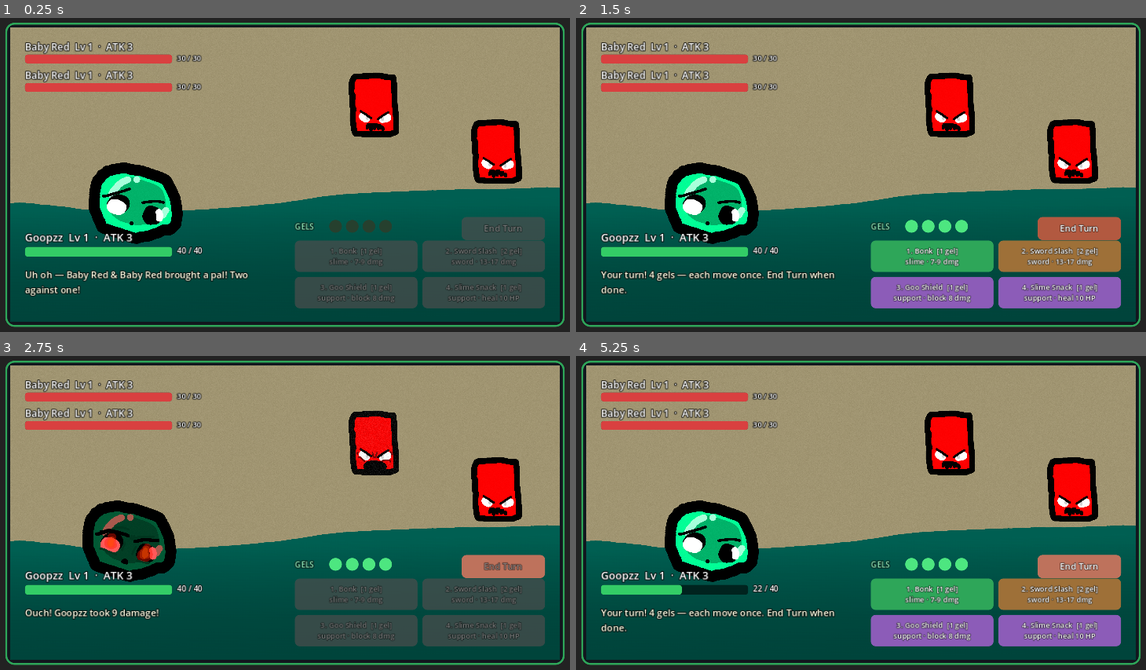
Above: before the commit, frames 1-4 (two rows, left to right).
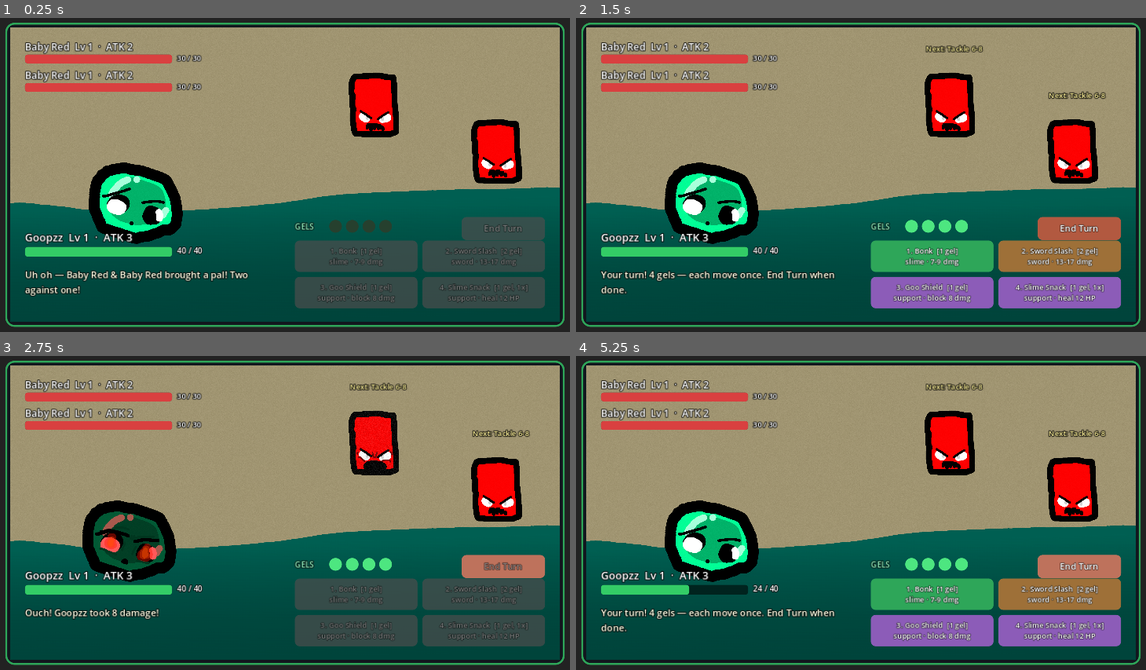
Above: after the commit, the same moments.

Repository: boazcohon/slimania
Game: Godot game, scene res://scenes/battle.tscn
The game is run twice, just before and just after one commit, with the same random seed, the same clock (stepped at 60 frames per second) and the same inputs. This scene is started directly instead of the project's main scene.
Inputs:
- Up to frame 1 (0.25 s): no input
- Up to frame 2 (1.5 s): tap Enter (ui_accept) at 0.5 s; hold D (move_right) 0.53-1.28 s; hold Enter (ui_accept) 0.53-1.28 s; tap Space (jump) at 0.77 s; hold S (move_down) from 1.28 s (still down); tap Shift (climb) at 1.35 s
- Up to frame 3 (2.75 s): tap Space (jump) at 1.52 s; tap Enter (ui_accept) at 1.55 s; release S (move_down) at 2 s; click "End Turn" at 2 s
- Up to frame 4 (5.25 s): hold D (move_right) 2.78-3.53 s; hold Enter (ui_accept) 2.78-3.53 s; hold W (move_up) 3.53-4.28 s; tap 1 at 3.6 s; tap Space (jump) at 3.77, 4.52 s; tap Enter (ui_accept) at 3.8 s; hold Enter (ui_accept) 4.28-5.03 s; hold A (move_left) from 4.28 s (still down); tap 2 at 4.35 s; tap 3 at 5.1 s

The runs differ from the first frame. In frame 1, 0.1% of the frame differs, in the area x 22-93%, y 8-90%; in frame 2, 0.6%; in frame 3, 0.5%; in frame 4, 0.7%, in the area x 18-93%, y 8-91%.

Commit message:
Balance Patch 1: race model, enemy intents, once-per-battle sustain
Fights are now a damage race with survival managed between rooms,
and heal/block are situational tools instead of an every-turn tax:

- Enemy attack scaling softened from 1+2*level to 1+level
- Player HP growth raised from +6 to +10 per level
- Between-room heal changed from flat 8 to 35% of missing HP
- Heal pickups 20 -> 25
- Enemy INTENTS: at the start of your turn every enemy announces its
  next move above its head with the real damage range ("Next: Big
  Slam 16-22"); numbers re-render live when debuffs change them;
  enemies then do exactly what they announced
- once_per_battle move flag: buttons show [1x], grey out after use
  with "already used this battle!"
- Slime Snack (heal 12) and Royal Jelly (heal 20) are once per
  battle; Goo Armor is once per battle at block 20; Goo Shield
  unchanged as the cheap repeatable block
- New pool moves: Slurp Slash (sword lifesteal, heals half damage
  dealt) and Jelly Roll (heal 6 + block 6 for 1 gel)
- The run's first Move Disc guarantees at least one defensive
  option among its 3 choices (reward_choices_with_defense)
- Tips and README updated for the race-model rules

Co-Authored-By: Claude Fable 5 <noreply@anthropic.com>
Claude-Session: https://claude.ai/code/session_01THafuvAAiM9VZ9AcGJhG8N

Diff:
--- a/scripts/battle.gd
+++ b/scripts/battle.gd
@@ -44,6 +44,7 @@
 var player_block := 0              # soaks damage until your next turn
 var gels_left := 0
 var moves_used_this_turn: Array = []
+var moves_used_this_battle: Array = []  # for "once_per_battle" moves
 var busy := true                   # true while animations play (input locked)
 var awaiting_target := false       # true while we wait for a target click
 var pending_move_id := ""
@@ -61,6 +62,7 @@
 var enemy_name_labels: Array = []
 var enemy_hp_bars: Array = []
 var enemy_hp_texts: Array = []
+var intent_labels: Array = []      # "Next: Chomp 11-15" floating over enemies
 var target_buttons: Array = []
 var move_buttons: Array = []
 var gel_pips: Array = []
@@ -177,6 +179,16 @@
 		add_child(target)
 		target_buttons.append(target)
 
+		# The INTENT label: this slime announces its next move up here, with
+		# the same honest numbers the player's buttons get. No surprises.
+		var intent_label := UiHelpers.label("", 15, Color(1.0, 0.95, 0.6))
+		intent_label.custom_minimum_size = Vector2(240, 0)
+		intent_label.horizontal_alignment = HORIZONTAL_ALIGNMENT_CENTER
+		var half_height := 256.0 * base_scale * float(enemies[i].get("sprite_scale", 1.0))
+		intent_label.position = home - Vector2(120, half_height + 46)
+		add_child(intent_label)
+		intent_labels.append(intent_label)
+
 	# --- Goopzz ---
 	goopzz_sprite = Sprite2D.new()
 	goopzz_sprite.texture = SpritePaths.tex("goopzz")
@@ -270,16 +282,21 @@
 
 # ============================ live UI updates ============================
 
-## What one damaging move would REALLY do right now, before the random
-## wiggle: (power + your attack + any Battle Cry bonus) x type multiplier.
-## Returns the lowest and highest possible hit as (x, y).
-func _damage_range(move: Dictionary) -> Vector2i:
-	var base := float(int(move.get("power", 0)) + RunManager.player_attack + player_attack_bonus)
+## What one damaging move would REALLY do, before the random wiggle:
+## (power + attacker's attack) x type multiplier, as a (lowest, highest) pair.
+## Used for the player's buttons AND the enemies' intent labels.
+func _move_damage_range(move: Dictionary, attacker_attack: int) -> Vector2i:
+	var base := float(int(move.get("power", 0)) + attacker_attack)
 	base *= float(Moves.TYPE_MULTIPLIER.get(move.get("type", "slime"), 1.0))
 	return Vector2i(
 		maxi(1, int(round(base * DAMAGE_WIGGLE_LOW))),
 		maxi(1, int(round(base * DAMAGE_WIGGLE_HIGH)))
 	)
+
+
+## The player's version — includes Goopzz's attack and any buffs.
+func _damage_range(move: Dictionary) -> Vector2i:
+	return _move_damage_range(move, RunManager.player_attack + player_attack_bonus)
 
 
 ## Two lines per button: "1. Sword Slash [2 gel]" then what it will actually
@@ -305,23 +322,36 @@
 			"damage_recoil":
 				var hit := _damage_range(move)
 				detail += " · %d-%d dmg, %d recoil" % [hit.x, hit.y, int(move.get("recoil", 0))]
+			"damage_lifesteal":
+				var hit := _damage_range(move)
+				detail += " · %d-%d dmg, heal half back" % [hit.x, hit.y]
 			"heal":
 				detail += " · heal %d HP" % int(move.get("power", 0))
 			"block":
 				detail += " · block %d dmg" % int(move.get("power", 0))
+			"heal_block":
+				detail += " · heal %d + block %d" % [int(move.get("power", 0)), int(move.get("power", 0))]
 			"buff_attack":
 				detail += " · your attack +%d" % int(move.get("power", 0))
 			"debuff_attack":
 				detail += " · ALL enemies attack -%d" % int(move.get("power", 0))
-		move_buttons[slot].text = "%d. %s  [%d gel]\n%s" % [slot + 1, move.name, cost, detail]
+		var cost_tag := "%d gel" % cost
+		if move.get("once_per_battle", false):
+			cost_tag += ", 1x"
+			if moves_used_this_battle.has(move_id):
+				detail = "already used this battle!"
+		move_buttons[slot].text = "%d. %s  [%s]\n%s" % [slot + 1, move.name, cost_tag, detail]
 		move_buttons[slot].disabled = busy or not _move_is_playable(move_id)
 
 
-## Can this move be used right now? (not already used, and affordable)
+## Can this move be used right now? (not used up, and affordable)
 func _move_is_playable(move_id: String) -> bool:
+	var move := Moves.get_move(move_id)
 	if moves_used_this_turn.has(move_id):
 		return false
-	return int(Moves.get_move(move_id).get("cost", 1)) <= gels_left
+	if move.get("once_per_battle", false) and moves_used_this_battle.has(move_id):
+		return false
+	return int(move.get("cost", 1)) <= gels_left
 
 
 func _any_move_playable() -> bool:
@@ -359,6 +389,35 @@
 		if int(enemy.get("hp", 0)) <= 0:
 			enemy_name_labels[i].modulate = Color(1, 1, 1, 0.4)
 			enemy_hp_texts[i].text = "puddle'd"
+	_refresh_intent_labels()
+
+
+## Redraw every enemy's "Next: ..." label from its declared intent. Rendered
+## fresh each refresh so the numbers stay honest — if you Sandstorm them,
+## the announced damage drops right away.
+func _refresh_intent_labels() -> void:
+	for i in enemies.size():
+		var enemy: Dictionary = enemies[i]
+		var intent_id: String = str(enemy.get("intent_id", ""))
+		if int(enemy.get("hp", 0)) <= 0 or intent_id == "":
+			intent_labels[i].text = ""
+			continue
+		var move := Moves.get_move(intent_id)
+		if move.get("effect", "damage") == "buff_attack":
+			intent_labels[i].text = "Next: %s — powering up!" % move.name
+		else:
+			var attack: int = maxi(0, int(enemy.get("attack", 0)) + int(enemy.get("atk_bonus", 0)))
+			var hit := _move_damage_range(move, attack)
+			intent_labels[i].text = "Next: %s %d-%d" % [move.name, hit.x, hit.y]
+
+
+## Every living enemy picks (and announces) its next move. Called at the
+## start of the player's turn — that's what makes block a smart choice
+## instead of a guess.
+func _declare_intents() -> void:
+	for i in _alive_indexes():
+		enemies[i]["intent_id"] = enemies[i].moves.pick_random()
+	_refresh_intent_labels()
 
 
 func _say(text: String) -> void:
@@ -405,6 +464,7 @@
 	player_block = 0  # yesterday's goo wall melts at sunrise
 	gels_left = Moves.GELS_PER_TURN
 	moves_used_this_turn = []
+	_declare_intents()  # enemies announce their plans — read them!
 	busy = false
 	end_turn_button.disabled = false
 	_update_move_buttons()
@@ -489,6 +549,7 @@
 	var move := Moves.get_move(move_id)
 	gels_left -= int(move.get("cost", 1))
 	moves_used_this_turn.append(move_id)
+	moves_used_this_battle.append(move_id)
 	_refresh_ui()
 
 	_say("Goopzz used %s!" % move.name)
@@ -524,6 +585,13 @@
 			RunManager.player_hp = maxi(0, RunManager.player_hp - recoil)
 			_say("Whoa — dizzy! Goopzz took %d recoil damage." % recoil)
 			await _flash(goopzz_sprite)
+		"damage_lifesteal":
+			var dealt: int = await _hit_enemy(move, target_index)
+			var slurped := mini(int(ceil(dealt / 2.0)),
+				RunManager.player_max_hp - RunManager.player_hp)
+			RunManager.player_hp += slurped
+			_say("Slurp! Goopzz drank back %d HP!" % slurped)
+			await _sparkle(goopzz_sprite)
 		"heal":
 			var healed := mini(int(move.get("power", 0)),
 				RunManager.player_max_hp - RunManager.player_hp)
@@ -533,6 +601,13 @@
 		"block":
 			player_block += int(move.get("power", 0))
 			_say("Goopzz puffed up! BLOCK %d — it soaks hits until your next turn." % player_block)
+			await _sparkle(goopzz_sprite)
+		"heal_block":
+			var amount := int(move.get("power", 0))
+			var patched := mini(amount, RunManager.player_max_hp - RunManager.player_hp)
+			RunManager.player_hp += patched
+			player_block += amount
+			_say("Tuck and roll! +%d HP and BLOCK %d." % [patched, player_block])
 			await _sparkle(goopzz_sprite)
 		"buff_attack":
 			player_attack_bonus += int(move.get("power", 0))
@@ -566,7 +641,8 @@
 
 
 ## One damaging hit against one enemy, with flash + shake + weakness quips.
-func _hit_enemy(move: Dictionary, index: int) -> void:
+## Returns the damage dealt (Slurp Slash heals from it).
+func _hit_enemy(move: Dictionary, index: int) -> int:
 	var enemy: Dictionary = enemies[index]
 	var damage := _calc_damage(move, RunManager.player_attack + player_attack_bonus)
 	enemy.hp = maxi(0, int(enemy.hp) - damage)
@@ -580,6 +656,7 @@
 	await _flash(enemy_sprites[index])
 	if int(enemy.hp) <= 0:
 		await _melt_enemy(index)
+	return damage
 
 
 ## A beaten slime dramatically dissolves into puddle goo.
@@ -608,7 +685,12 @@
 
 func _do_enemy_move(index: int) -> void:
 	var enemy: Dictionary = enemies[index]
-	var move := Moves.get_move(enemy.moves.pick_random())
+	# Do exactly what was announced (falling back to random just in case).
+	var intent_id: String = str(enemy.get("intent_id", ""))
+	if intent_id == "":
+		intent_id = enemy.moves.pick_random()
+	var move := Moves.get_move(intent_id)
+	enemy["intent_id"] = ""  # promise fulfilled — label clears on refresh
 	_say("%s used %s!" % [enemy.get("name", "???"), move.name])
 	var sprite: Sprite2D = enemy_sprites[index]
 	sprite.texture = SpritePaths.tex("enemy_slime_attacking")
--- a/scripts/game_over.gd
+++ b/scripts/game_over.gd
@@ -16,6 +16,8 @@
 	"Tip: Move Discs on the ground teach brand-new moves. Grab them!",
 	"Tip: water moves splash EVERY enemy — perfect when a slime brings a pal.",
 	"Tip: cheap 1-gel moves let you do more things each turn. Gels go fast!",
+	"Tip: enemies ANNOUNCE their next move. Save your block for the big ones!",
+	"Tip: once-per-battle moves (the [1x] ones) are emergency buttons — time them well.",
 ]
 
 
--- a/scripts/move_learn_panel.gd
+++ b/scripts/move_learn_panel.gd
@@ -115,6 +115,8 @@
 	]
 	if move.get("effect", "") == "multi_hit":
 		stats_line += "  x%d hits" % int(move.get("hits", 2))
+	if move.get("once_per_battle", false):
+		stats_line += "  ·  1x per battle"
 	var info := UiHelpers.label(stats_line, 14, Color(0.85, 0.85, 0.85))
 	info.horizontal_alignment = HORIZONTAL_ALIGNMENT_CENTER
 	card.add_child(info)
--- a/scripts/moves.gd
+++ b/scripts/moves.gd
@@ -21,15 +21,20 @@
 ##  can be used once per turn, and leftover gels do NOT carry over. Spend
 ##  them well, then End Turn.
 ##
+##  A move with "once_per_battle": true can only be used ONE time in each
+##  battle — emergency buttons, not every-turn habits.
+##
 ##  Effects the battle system understands:
-##      "damage"        — hit one slime (WATER-type damage hits ALL enemies!)
-##      "multi_hit"     — hit one slime several times (needs a "hits" number)
-##      "damage_recoil" — big hit, but you take "recoil" damage yourself
-##      "heal"          — restore "power" HP
-##      "block"         — gain "power" BLOCK: it soaks damage until your next
-##                        turn starts, then melts away
-##      "buff_attack"   — your attacks get +"power" for this battle
-##      "debuff_attack" — ALL enemies' attacks get -"power" for this battle
+##      "damage"           — hit one slime (WATER-type damage hits ALL enemies!)
+##      "multi_hit"        — hit one slime several times (needs a "hits" number)
+##      "damage_recoil"    — big hit, but you take "recoil" damage yourself
+##      "damage_lifesteal" — hit one slime, then heal back half the damage dealt
+##      "heal"             — restore "power" HP
+##      "block"            — gain "power" BLOCK: it soaks damage until your
+##                           next turn starts, then melts away
+##      "heal_block"       — restore "power" HP AND gain "power" block
+##      "buff_attack"      — your attacks get +"power" for this battle
+##      "debuff_attack"    — ALL enemies' attacks get -"power" for this battle
 ## ============================================================================
 
 ## THE RULE OF SLIMANIA: everyone is a slime, and slimes are weak to swords.
@@ -65,8 +70,9 @@
 		"description": "Puff up into a wall of goo. Blocks 8 damage until your next turn.",
 	},
 	"slime_snack": {
-		"name": "Slime Snack", "type": "support", "cost": 1, "effect": "heal", "power": 10,
-		"description": "Munch an emergency snack. Restores 10 HP.",
+		"name": "Slime Snack", "type": "support", "cost": 1, "effect": "heal", "power": 12,
+		"once_per_battle": true,
+		"description": "Munch THE emergency snack. Restores 12 HP. You only packed one!",
 	},
 
 	# ------------------- Findable / reward moves -------------------
@@ -97,8 +103,9 @@
 		"description": "Spin with the sword! Huge damage, but you get dizzy (4 recoil damage).",
 	},
 	"royal_jelly": {
-		"name": "Royal Jelly", "type": "support", "cost": 2, "effect": "heal", "power": 22,
-		"description": "Fancy healing jelly fit for a king. Restores 22 HP.",
+		"name": "Royal Jelly", "type": "support", "cost": 2, "effect": "heal", "power": 20,
+		"once_per_battle": true,
+		"description": "Fancy healing jelly fit for a king. Restores 20 HP — once per battle.",
 	},
 	"tsunami": {
 		"name": "Tsunami", "type": "water", "cost": 4, "effect": "damage", "power": 12,
@@ -113,8 +120,17 @@
 		"description": "A whole BEACH of sand, airborne. Every enemy hits much softer.",
 	},
 	"goo_armor": {
-		"name": "Goo Armor", "type": "support", "cost": 2, "effect": "block", "power": 18,
-		"description": "Goo Shield's big sibling. Blocks 18 damage until your next turn.",
+		"name": "Goo Armor", "type": "support", "cost": 2, "effect": "block", "power": 20,
+		"once_per_battle": true,
+		"description": "Goo Shield's big sibling. Blocks 20 damage — save it for the REALLY big hit.",
+	},
+	"slurp_slash": {
+		"name": "Slurp Slash", "type": "sword", "cost": 2, "effect": "damage_lifesteal", "power": 6,
+		"description": "Slice a slime and slurp up the splatter. Heals half the damage dealt!",
+	},
+	"jelly_roll": {
+		"name": "Jelly Roll", "type": "support", "cost": 1, "effect": "heal_block", "power": 6,
+		"description": "Tuck and roll! A little heal AND a little block. Flexible.",
 	},
 	"pointy_stick": {
 		"name": "Pointy Stick", "type": "sword", "cost": 1, "effect": "damage", "power": 4,
@@ -152,8 +168,12 @@
 	"double_bounce", "splash", "battle_cry", "sand_throw",
 	"mega_bonk", "sword_spin", "royal_jelly",
 	"tsunami", "rebel_yell", "sandstorm", "goo_armor",
-	"pointy_stick", "belly_flop",
+	"pointy_stick", "belly_flop", "slurp_slash", "jelly_roll",
 ]
+
+## Moves that help you SURVIVE. The first Move Disc of every run guarantees
+## at least one of these among its choices, so no run is doomed by bad luck.
+const DEFENSIVE_MOVES: Array = ["royal_jelly", "goo_armor", "jelly_roll", "sandstorm"]
 
 ## How many moves Goopzz can carry at once (Pokemon-style four slots).
 const MAX_LOADOUT_SIZE: int = 4
@@ -186,3 +206,21 @@
 			options.append(id)
 	options.shuffle()
 	return options.slice(0, count)
+
+
+## Like random_reward_choices, but guarantees at least one DEFENSIVE move is
+## among the options (used for the first Move Disc of a run).
+func reward_choices_with_defense(count: int, exclude: Array) -> Array:
+	var choices := random_reward_choices(count, exclude)
+	for id in choices:
+		if DEFENSIVE_MOVES.has(id):
+			return choices  # luck already provided one
+	var defensive_options: Array = []
+	for id in DEFENSIVE_MOVES:
+		if not exclude.has(id):
+			defensive_options.append(id)
+	if defensive_options.is_empty() or choices.is_empty():
+		return choices
+	# Swap one random choice out for a random defensive move.
+	choices[randi() % choices.size()] = defensive_options.pick_random()
+	return choices
--- a/scripts/overworld.gd
+++ b/scripts/overworld.gd
@@ -433,7 +433,14 @@
 		pickup.queue_free()
 	else:
 		pickup.queue_free()
-		var choices := Moves.random_reward_choices(3, RunManager.loadout)
+		var choices: Array
+		if RunManager.first_disc_taken:
+			choices = Moves.random_reward_choices(3, RunManager.loadout)
+		else:
+			# The run's FIRST disc always offers at least one defensive move,
+			# so bad luck can't leave a whole run with no way to survive.
+			RunManager.first_disc_taken = true
+			choices = Moves.reward_choices_with_defense(3, RunManager.loadout)
 		if choices.is_empty():
 			_toast("You already know every move! (+10 XP instead)")
 			RunManager.add_xp(10)
--- a/scripts/pickup.gd
+++ b/scripts/pickup.gd
@@ -15,7 +15,7 @@
 
 signal collected(pickup: Pickup)
 
-const HEAL_AMOUNT := 20  # HP restored by a "heal" pickup
+const HEAL_AMOUNT := 25  # HP restored by a "heal" pickup
 
 var kind := "move"  # set by overworld.gd right after instantiating
 
--- a/scripts/run_manager.gd
+++ b/scripts/run_manager.gd
@@ -19,9 +19,12 @@
 const PLAYER_BASE_MAX_HP: int = 40    # Goopzz's HP at the start of a run
 const PLAYER_BASE_ATTACK: int = 3     # added to every damaging move's power
 const XP_PER_LEVEL: int = 25          # XP needed = 25 x your current level
-const LEVEL_UP_HP_BONUS: int = 6      # max HP gained per level
+const LEVEL_UP_HP_BONUS: int = 10     # max HP gained per level (fights are a
+                                      # damage race — your HP pool must grow!)
 const LEVEL_UP_ATTACK_BONUS: int = 1  # attack gained per level
-const ROOM_CLEAR_HEAL: int = 8        # free HP for reaching the next room
+const ROOM_CLEAR_HEAL_PERCENT: float = 0.35  # between rooms Goopzz recovers
+                                      # 35% of his MISSING HP — hurt more,
+                                      # heal more, but never a full reset
 
 # ------------------------- current run state -------------------------
 var player_level: int = 1
@@ -33,6 +36,8 @@
 var current_room: int = 1      # 1-based: Room 1 is the first room
 var battles_won: int = 0
 var run_won: bool = false      # true when the player beats the last room
+var first_disc_taken: bool = false  # the run's 1st Move Disc guarantees a
+                                    # defensive option (see moves.gd)
 
 
 ## ============================================================================
@@ -221,6 +226,7 @@
 	current_room = 1
 	battles_won = 0
 	run_won = false
+	first_disc_taken = false
 
 
 func room_config() -> Dictionary:
@@ -238,8 +244,10 @@
 ## Move on to the next room (called when Goopzz walks through the exit).
 func advance_room() -> void:
 	current_room += 1
-	# A little breather heal as a reward for clearing the room.
-	player_hp = mini(player_hp + ROOM_CLEAR_HEAL, player_max_hp)
+	# Recover a slice of whatever HP is missing. A percentage scales with the
+	# run (and with mistakes) — but it never quite erases a beating.
+	var missing_hp := player_max_hp - player_hp
+	player_hp = mini(player_hp + int(ceil(missing_hp * ROOM_CLEAR_HEAL_PERCENT)), player_max_hp)
 
 
 ## How much XP is needed to go from the current level to the next one.
@@ -289,7 +297,9 @@
 		# HP is beefy because Goopzz can now play SEVERAL moves per turn
 		# (the gel system) — fights should still last a few turns.
 		"max_hp": 20 + level * 10,
-		"attack": 1 + level * 2,
+		# Attack grows gently: battles are a damage RACE, and Goopzz's HP
+		# pool (plus between-room recovery) is what he races with.
+		"attack": 1 + level,
 		"moves": enemy_moves,
 		"xp": 10 + level * 5,
 		"sprite_scale": 1.0 + (level - 1) * 0.06,  # higher level = slightly bigger
Not shown, changed: README.md
